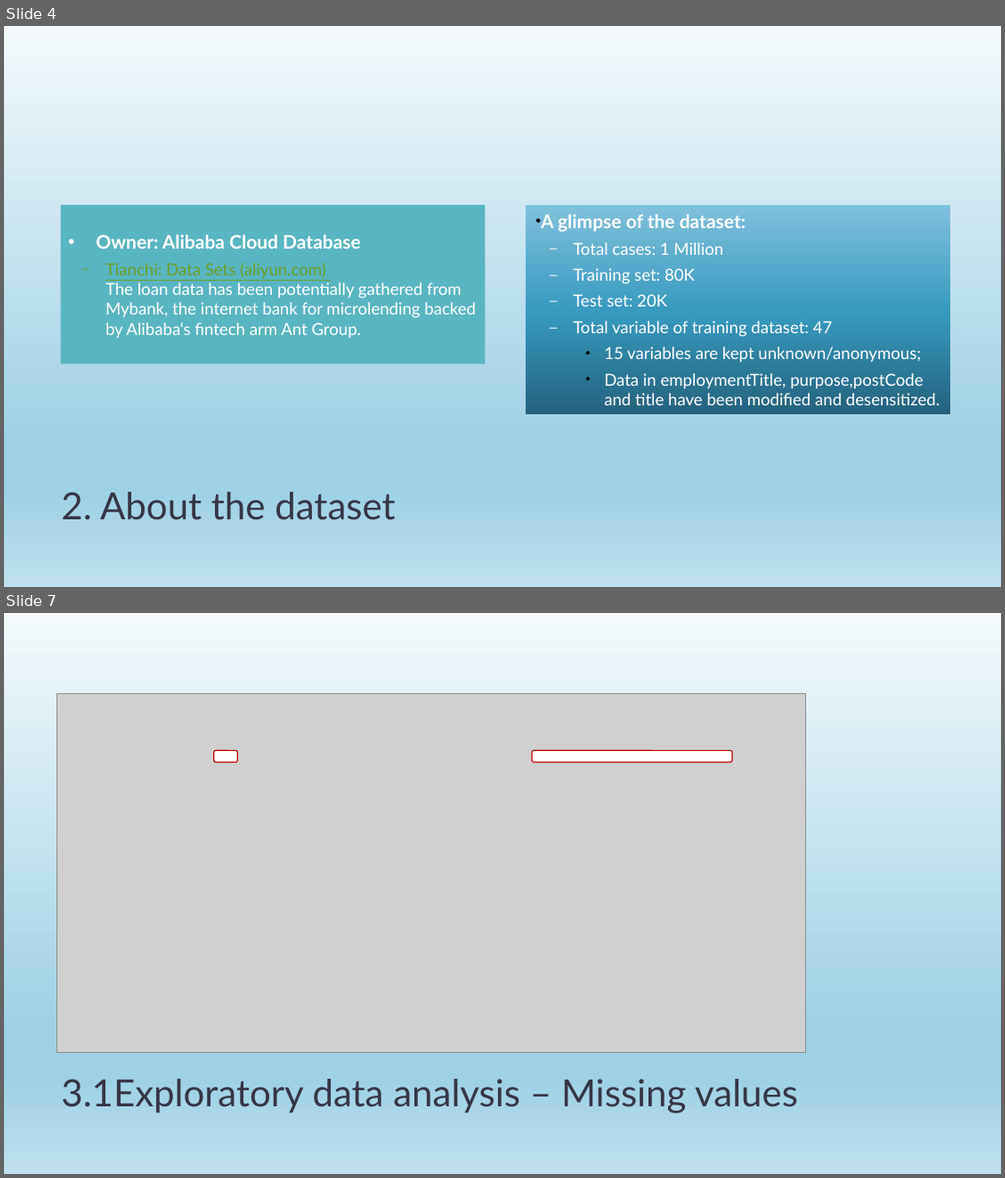
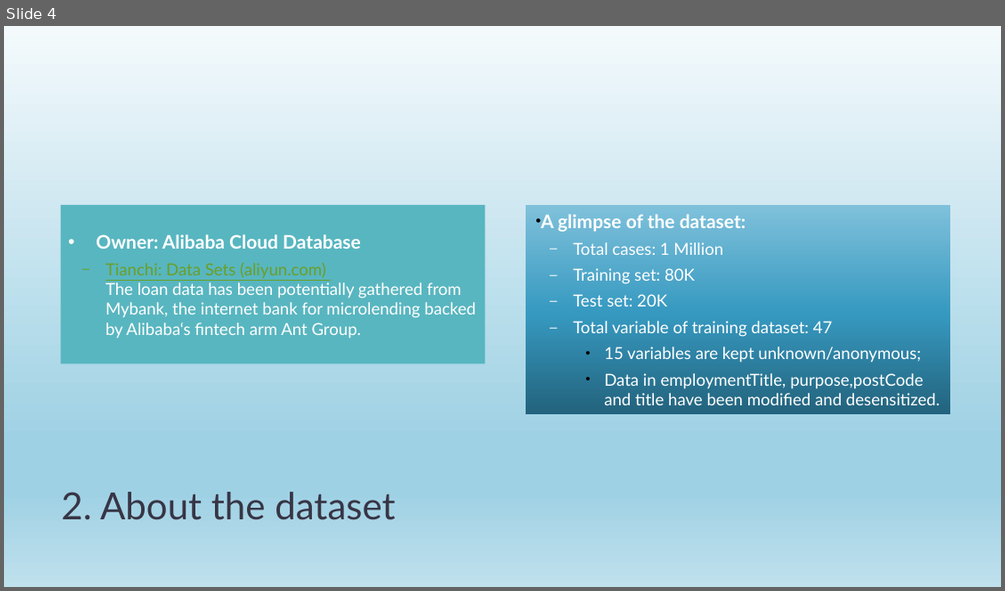
Before and after one commit to sitairy/WBS-DataScience-FinalProject-ML, a slide deck: FinalProject_MicroLoan_LZ.pptx. Shown one above the other, each under a label of ours: slides 4 and 7 before the commit, slide 4 after it; the slides between them are not shown. The pictures are 1005x1178 and 1005x591 pixels, drawn with LibreOffice and Linux fonts; fonts in the diff are those of the drawing; grey boxes stand for pictures. Boxes give left, top, right and bottom in pixels: in the first picture for what was removed or moved away, otherwise in the second. Text is boxed around its words. In the diff, an @@ line names an element or a change of style, - is before the commit and + after.

```diff
--- a/FinalProject_MicroLoan_LZ.pptx
+++ b/FinalProject_MicroLoan_LZ.pptx
@@ slide 7 removed at (x1=4, y1=613, x2=1001, y2=1174), background gradient #F5F8FA to #EBF1F5 to #CEDBE6; not listed: 1 template element that a slide beside it also shows @@
@@ picture removed at (x1=57, y1=693, x2=806, y2=1052) @@
@@ rounded rectangle removed at (x1=214, y1=751, x2=237, y2=763) @@
@@ rounded rectangle removed at (x1=532, y1=751, x2=732, y2=763) @@
@@ title removed at (x1=61, y1=1078, x2=798, y2=1113) @@
-3.1Exploratory data analysis – Missing values
```
Also in this commit, not shown: 6 slides changed.
